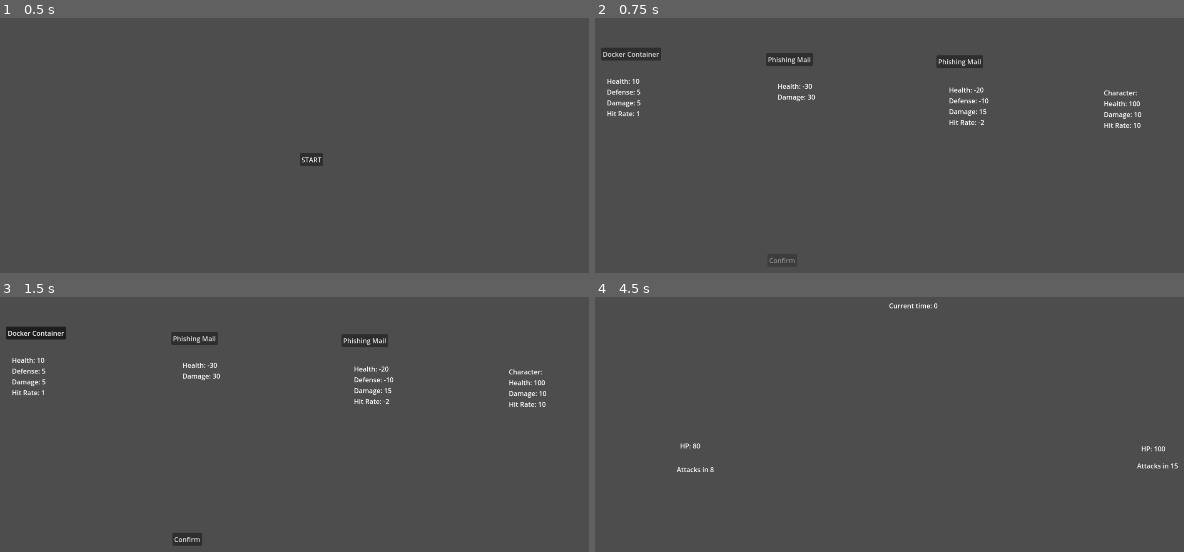
Above: before the commit, frames 1-4 (two rows, left to right).
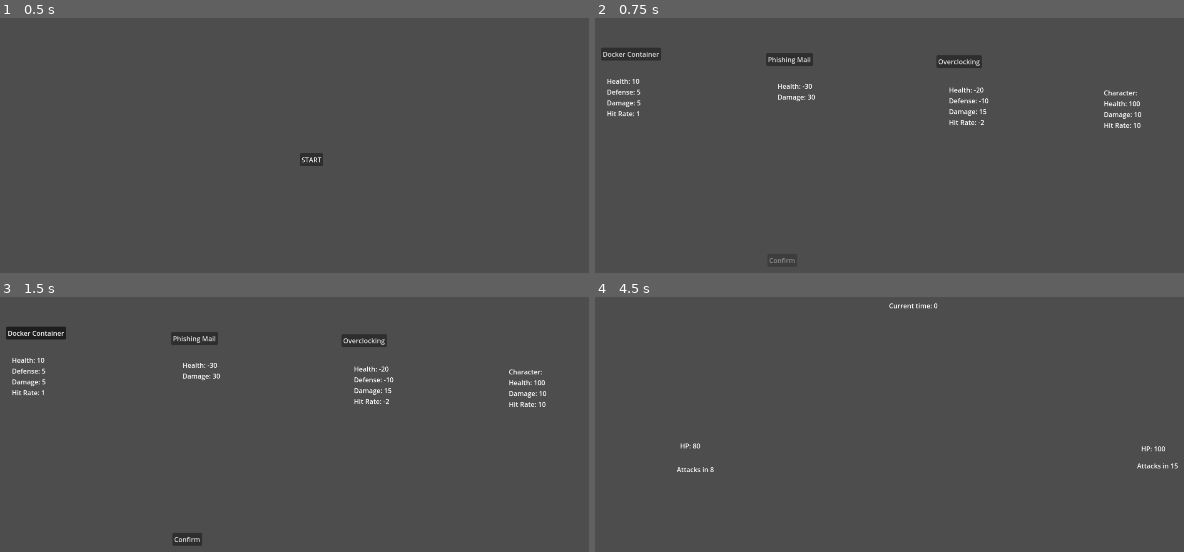
Above: after the commit, the same moments.

Repository: TheJustikar/piratesoftware-gamejam-16
Game: Godot game, scene res://Scenes/MainMenu/MainMenuScene.tscn
Two runs of this game, one before a commit and one after it. Both use one fixed random seed, a clock stepped at 60 frames per second and the inputs below.
Inputs:
- Up to frame 1 (0.5 s): no input
- Up to frame 2 (0.75 s): click "START" at 0.5 s
- Up to frame 3 (1.5 s): click "Docker Container" at 1.25 s
- Up to frame 4 (4.5 s): click "Phishing Mail" at 2 s; click "Phishing Mail" at 2.75 s; click "Phishing Mail" (after the commit: "Overclocking") at 3.5 s; click "Confirm" at 4.25 s

Frame 1 is identical in both runs. In frame 2, 0.1% of the frame differs, in the area x 58-66%, y 14-20%; in frame 3, 0.1%; in frame 4, nothing differs.

Commit message:
add sprite attribute

Diff:
--- a/GameObjects/Characters/BaseCharacter.gd
+++ b/GameObjects/Characters/BaseCharacter.gd
@@ -1,7 +1,6 @@
-class_name Character
+class_name Character extends GameObject
 
 
-var name: String
 var health: int
 #Damage prevention in percent
 var defense: int
@@ -9,12 +8,12 @@
 var hitRate: int
 
 
-func _init(name: String, health: int, defense: int, damage: int, hitRate: int) -> void:
-	self.name = name
+func _init(name: String, spritePath: String, health: int, defense: int, damage: int, hitRate: int) -> void:
 	self.health = health
 	self.defense = defense
 	self.damage = damage
 	self.hitRate = hitRate
+	super(name, spritePath)
 
 
 func shouldAttack(currentTime: int) -> bool:
--- a/GameObjects/Characters/Enemies/BaseEnemy.gd
+++ b/GameObjects/Characters/Enemies/BaseEnemy.gd
@@ -1,5 +1,5 @@
 class_name Enemy extends Character
 
 
-func _init(name: String, health: int, defense: int, damage: int, hitRate: int) -> void:
-	super(name, health, defense, damage, hitRate)
+func _init(name: String, spritePath: String, health: int, defense: int, damage: int, hitRate: int) -> void:
+	super(name, spritePath, health, defense, damage, hitRate)
--- a/GameObjects/Characters/Player/BasePlayer.gd
+++ b/GameObjects/Characters/Player/BasePlayer.gd
@@ -1,7 +1,7 @@
 class_name Player extends Character
 
 
-func _init(upgrades: Array[Upgrade], name: String, health: int, defense: int, damage: int, hitRate: int) -> void:
+func _init(upgrades: Array[Upgrade], name: String, spritePath: String, health: int, defense: int, damage: int, hitRate: int) -> void:
 	var actualHealth = health
 	var actualDefense = defense
 	var actualDamage = damage
@@ -17,4 +17,4 @@
 		actualDamage = 0
 	if actualHitRate < 1:
 		actualHitRate = 1
-	super(name, actualHealth, actualDefense, actualDamage, actualHitRate)
+	super(name, spritePath, actualHealth, actualDefense, actualDamage, actualHitRate)
--- /dev/null
+++ b/GameObjects/GameObject.gd
@@ -0,0 +1,8 @@
+class_name GameObject
+
+var name: String
+var spritePath: String
+
+func _init(name: String, spritePath: String) -> void:
+	self.name = name
+	self.spritePath = spritePath
--- a/GameObjects/Global.gd
+++ b/GameObjects/Global.gd
@@ -11,9 +11,9 @@
 
 
 func player() -> Player:
-	return Player.new(upgrades, "test", 100, 0, 10, 10)
+	return Player.new(upgrades, "test", "", 100, 0, 10, 10)
 
 
 func currentEnemy() -> Enemy:
 	#TODO check enemy according to progress
-	return Enemy.new("test", 100, 0, 10, 15)
+	return Enemy.new("test", "", 100, 0, 10, 15)
--- a/GameObjects/Upgrades/BaseUpgrade.gd
+++ b/GameObjects/Upgrades/BaseUpgrade.gd
@@ -1,7 +1,6 @@
-class_name Upgrade
+class_name Upgrade extends GameObject
 
 
-var name: String
 var health: int
 #Damage prevention in percent
 var defense: int
@@ -23,12 +22,12 @@
 ]
 
 
-func _init(name: String, health: int, defense: int, damage: int, hitRate: int) -> void:
-	self.name = name
+func _init(name: String, spritePath: String, health: int, defense: int, damage: int, hitRate: int) -> void:
 	self.health = health
 	self.defense = defense
 	self.damage = damage
 	self.hitRate = hitRate
+	super(name, spritePath)
 
 
 func getStatsString() -> String:
--- a/GameObjects/Upgrades/cpu_core.gd
+++ b/GameObjects/Upgrades/cpu_core.gd
@@ -2,4 +2,4 @@
 
 
 func _init() -> void:
-	super("CPU Core", 0, 0, 0, -5)
+	super("CPU Core", "", 0, 0, 0, -5)
--- a/GameObjects/Upgrades/distributed_network.gd
+++ b/GameObjects/Upgrades/distributed_network.gd
@@ -2,4 +2,4 @@
 
 
 func _init() -> void:
-	super("Distributed Network", 10, 10, -10, 0)
+	super("Distributed Network", "", 10, 10, -10, 0)
--- a/GameObjects/Upgrades/docker_container.gd
+++ b/GameObjects/Upgrades/docker_container.gd
@@ -2,4 +2,4 @@
 
 
 func _init() -> void:
-	super("Docker Container", 10, 5, 5, 1)
+	super("Docker Container", "", 10, 5, 5, 1)
--- a/GameObjects/Upgrades/download_button.gd
+++ b/GameObjects/Upgrades/download_button.gd
@@ -2,4 +2,4 @@
 
 
 func _init() -> void:
-	super("\"Download\" Button", 0, 0, 20, 0)
+	super("\"Download\" Button", "", 0, 0, 20, 0)
--- a/GameObjects/Upgrades/encryption.gd
+++ b/GameObjects/Upgrades/encryption.gd
@@ -2,4 +2,4 @@
 
 
 func _init() -> void:
-	super("Encryption", 0, 15, 0, 0)
+	super("Encryption", "", 0, 15, 0, 0)
--- a/GameObjects/Upgrades/fiberglass_connection.gd
+++ b/GameObjects/Upgrades/fiberglass_connection.gd
@@ -2,4 +2,4 @@
 
 
 func _init() -> void:
-	super("Fiberglass Connection", 0, -20, 0, -5)
+	super("Fiberglass Connection", "", 0, -20, 0, -5)
--- a/GameObjects/Upgrades/more_servers.gd
+++ b/GameObjects/Upgrades/more_servers.gd
@@ -2,4 +2,4 @@
 
 
 func _init() -> void:
-	super("More Servers", 35, 0, 0, 1)
+	super("More Servers", "", 35, 0, 0, 1)
--- a/GameObjects/Upgrades/overclocking.gd
+++ b/GameObjects/Upgrades/overclocking.gd
@@ -2,4 +2,4 @@
 
 
 func _init() -> void:
-	super("Phishing Mail", -20, -10, 15, -2)
+	super("Overclocking", "", -20, -10, 15, -2)
--- a/GameObjects/Upgrades/phishing_mail.gd
+++ b/GameObjects/Upgrades/phishing_mail.gd
@@ -2,4 +2,4 @@
 
 
 func _init() -> void:
-	super("Phishing Mail", -30, 0, 30, 0)
+	super("Phishing Mail", "", -30, 0, 30, 0)
--- a/GameObjects/Upgrades/ram_chip.gd
+++ b/GameObjects/Upgrades/ram_chip.gd
@@ -2,4 +2,4 @@
 
 
 func _init() -> void:
-	super("RAM Chip", 15, 0, 0, 0)
+	super("RAM Chip", "res://GameObjects/Upgrades/RAMChip.png", 15, 0, 0, 0)
Binary file added: GameObjects/Upgrades/RAMChip.ase
Binary file added: GameObjects/Upgrades/RAMChip.png
Not shown, added: GameObjects/Upgrades/RAMChip.png.import
